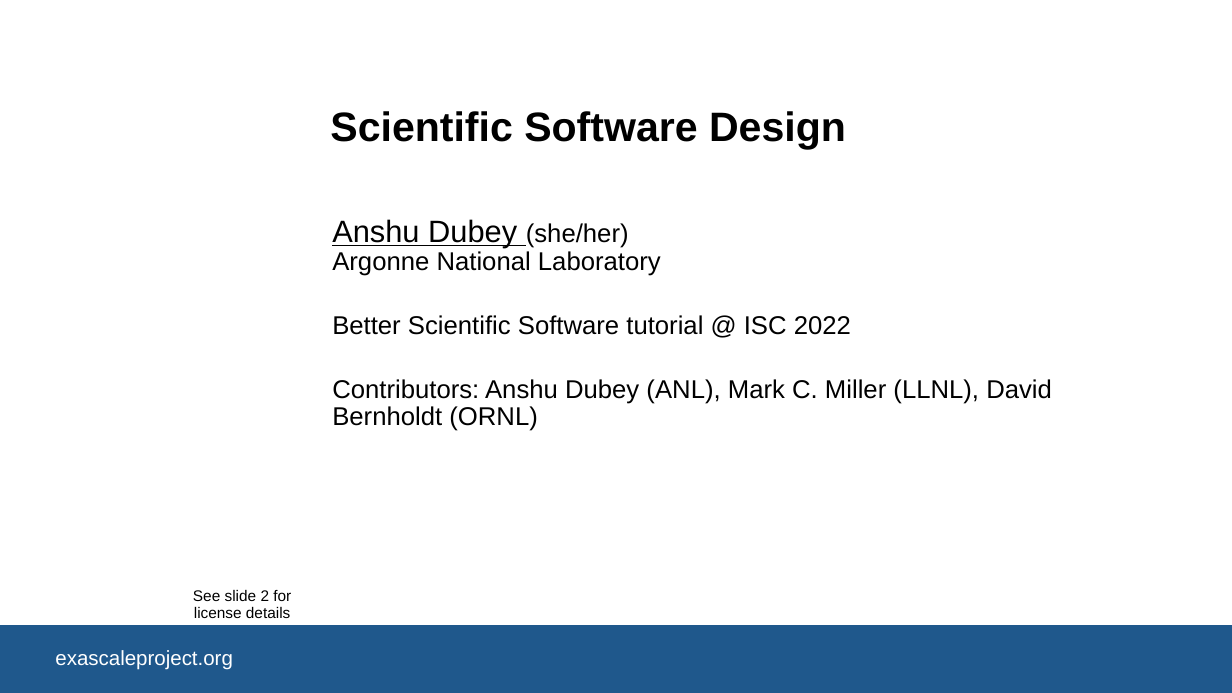
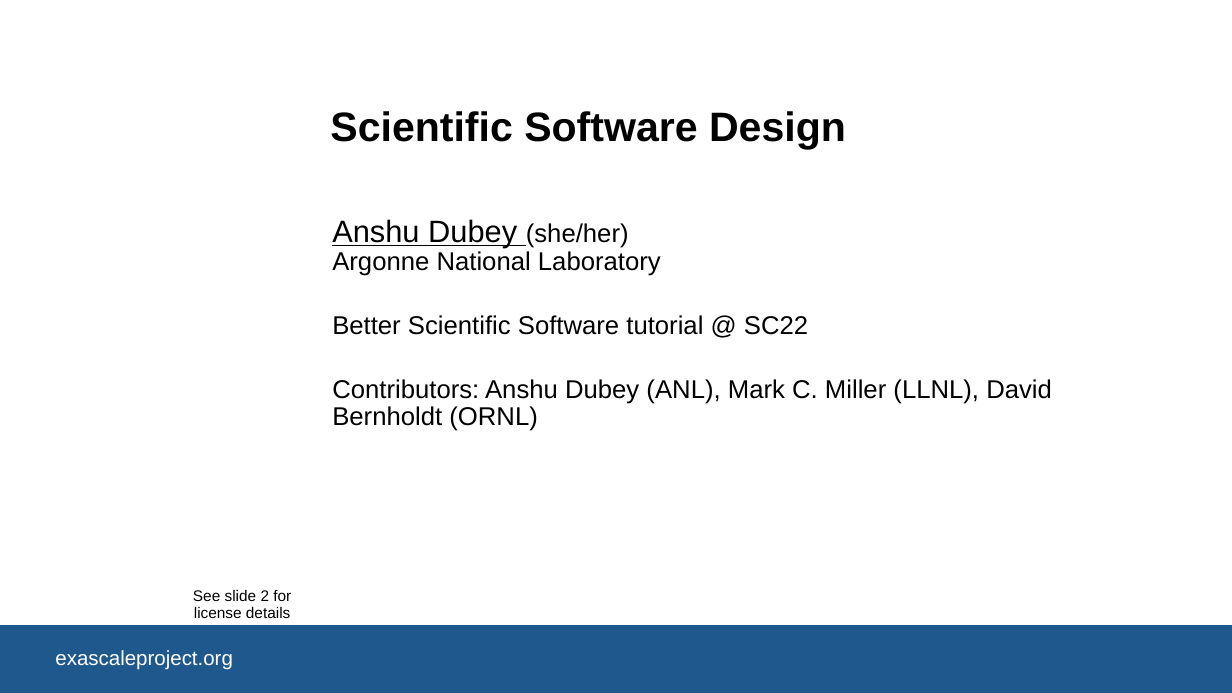
Before and after one commit to bssw-tutorial/presentations, a slide deck: slide 1 of design.pptx. Drawn at 1232x693 pixels with LibreOffice and Linux fonts; fonts in the diff are those of the drawing; background and template pictures are left out. Boxes give left, top, right and bottom in pixels: in the first picture for what was removed or moved away, otherwise in the second. Text is boxed around its words. In the diff, an @@ line names an element or a change of style, - is before the commit and + after.

```diff
--- a/design.pptx
+++ b/design.pptx
@@ subtitle at [332, 315, 808, 335]: text changed @@
-Better Scientific Software tutorial @ ISC 2022
+Better Scientific Software tutorial @ SC22
```
Also in this commit, not shown: 1 other slide changed.
